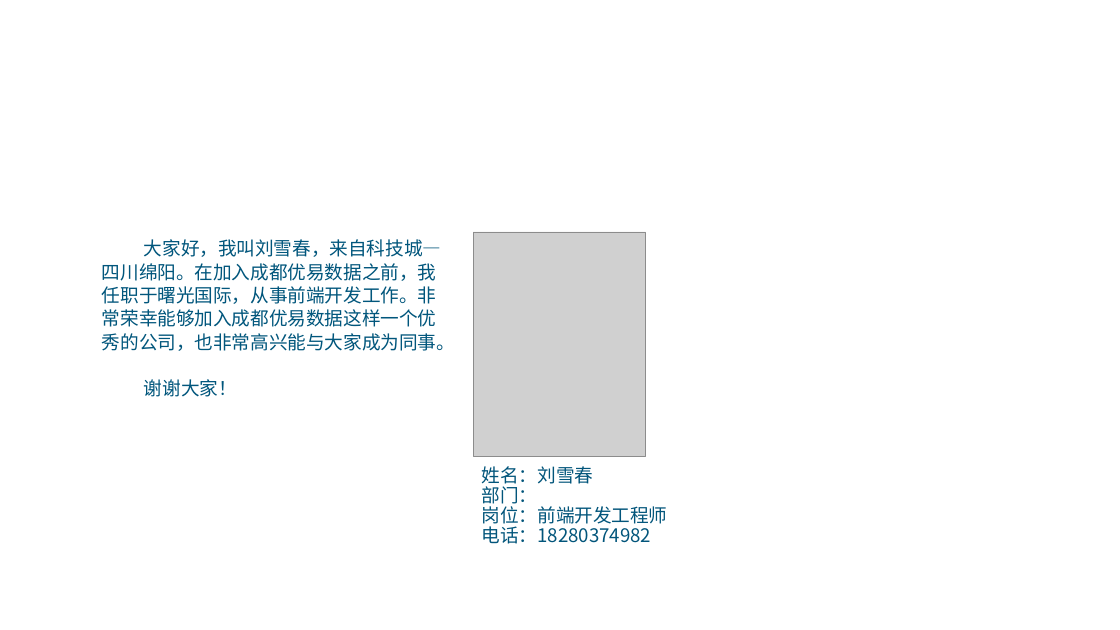
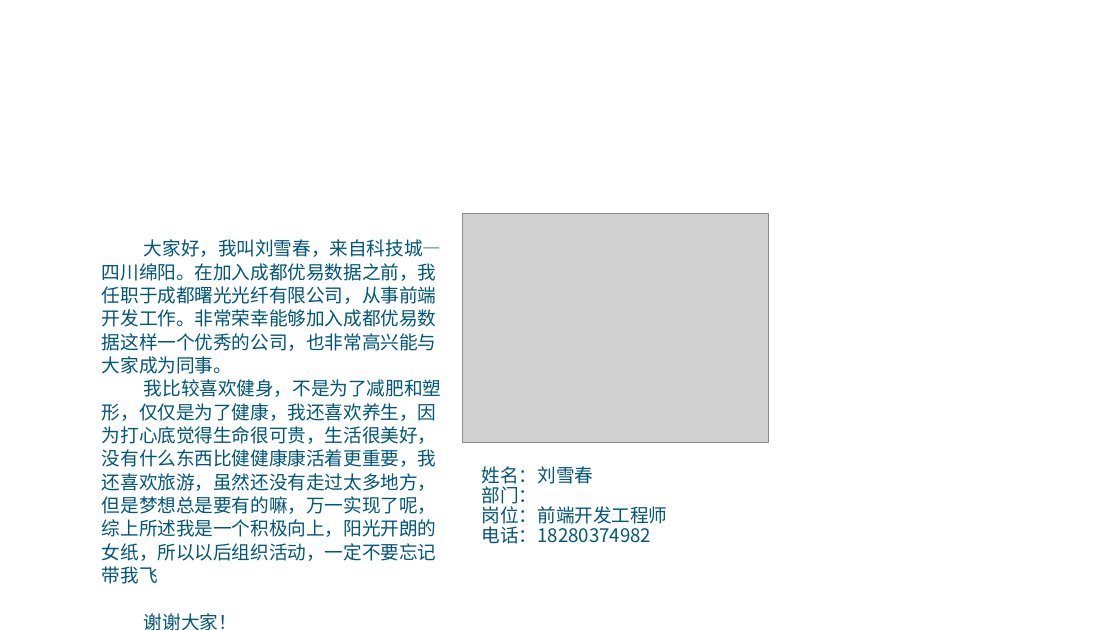
Before and after one commit to liuxcbuxiangzhangda/case, a slide deck: slide 1 of 007---新人介绍模板.pptx. Drawn at 1120x630 pixels with LibreOffice and Linux fonts; fonts in the diff are those of the drawing; grey boxes stand for pictures; background and template pictures are left out. Boxes give left, top, right and bottom in pixels: in the first picture for what was removed or moved away, otherwise in the second. Text is boxed around its words. In the diff, an @@ line names an element or a change of style, - is before the commit and + after.

```diff
--- a/007---新人介绍模板.pptx
+++ b/007---新人介绍模板.pptx
@@ text at bbox=[102, 239, 442, 584]: text changed @@
-大家好，我叫刘雪春，来自科技城—四川绵阳。在加入成都优易数据之前，我任职于曙光国际，从事前端开发工作。非常荣幸能够加入成都优易数据这样一个优秀的公司，也非常高兴能与大家成为同事。
+大家好，我叫刘雪春，来自科技城—四川绵阳。在加入成都优易数据之前，我任职于成都曙光光纤有限公司，从事前端开发工作。非常荣幸能够加入成都优易数据这样一个优秀的公司，也非常高兴能与大家成为同事。
+我比较喜欢健身，不是为了减肥和塑形，仅仅是为了健康，我还喜欢养生，因为打心底觉得生命很可贵，生活很美好，没有什么东西比健健康康活着更重要，我还喜欢旅游，虽然还没有走过太多地方，但是梦想总是要有的嘛，万一实现了呢，综上所述我是一个积极向上，阳光开朗的女纸，所以以后组织活动，一定不要忘记带我飞
@@ picture: place and size @@
-picture at bbox=[473, 232, 645, 456]
+picture at bbox=[462, 213, 768, 443]
```
